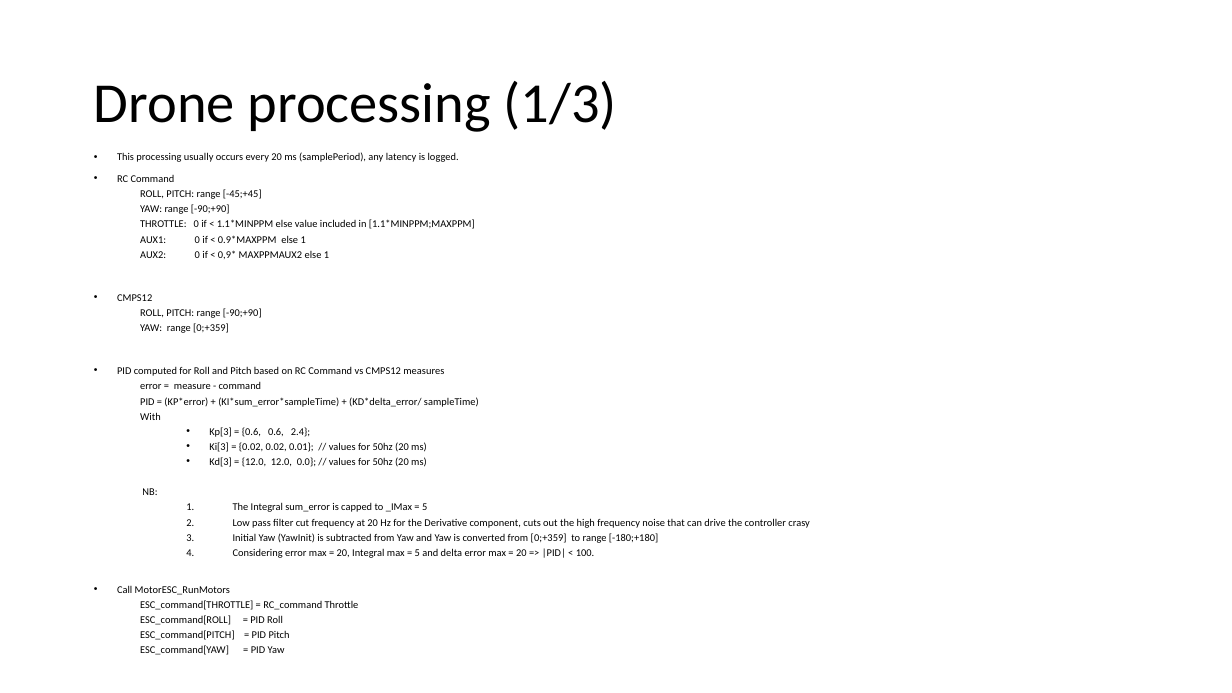
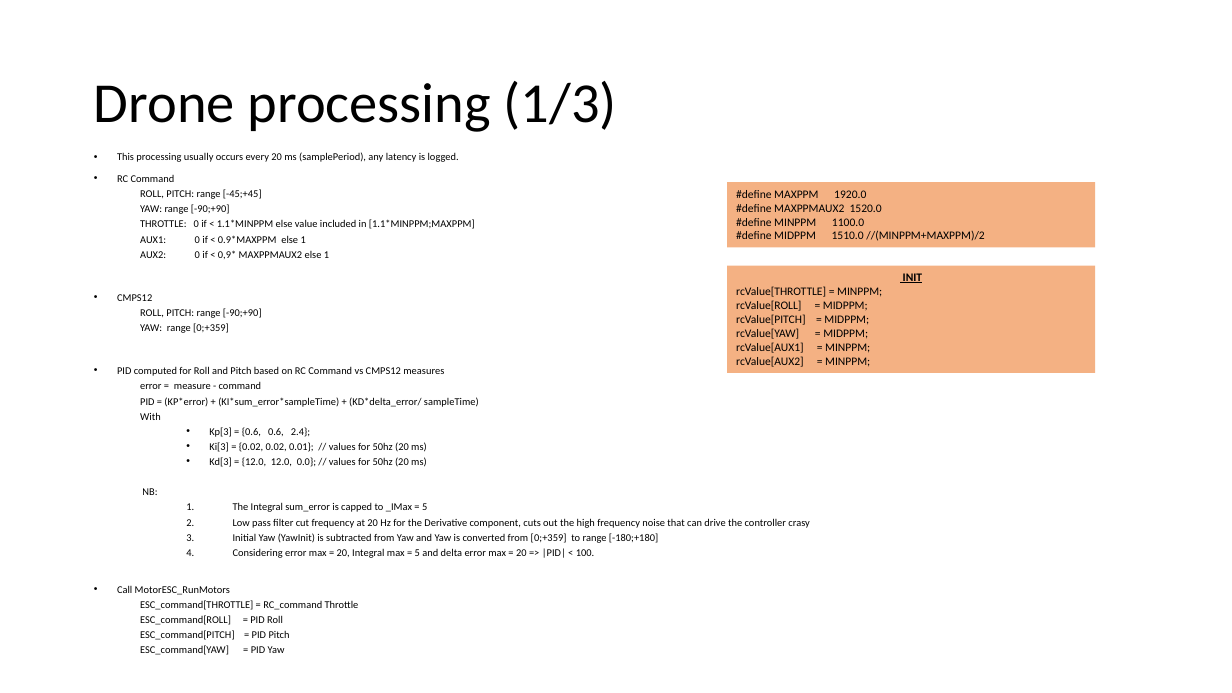
Before and after one commit to RobotEdh/RobotMicroControl, a slide deck: slide 9 of libraries/Diagramm Drone.pptx. Drawn at 1232x693 pixels with LibreOffice and Linux fonts; fonts in the diff are those of the drawing. Boxes give left, top, right and bottom in pixels: in the first picture for what was removed or moved away, otherwise in the second. Text is boxed around its words. In the diff, an @@ line names an element or a change of style, - is before the commit and + after.

Commit message:
update doc

```diff
--- a/libraries/Diagramm Drone.pptx
+++ b/libraries/Diagramm Drone.pptx
@@ rectangle added at bbox=[727, 182, 1095, 248], fill #F4B183, 9 pt, text #000000 @@
+#define MAXPPM 1920.0
+#define MAXPPMAUX2 1520.0
+#define MINPPM 1100.0
+#define MIDPPM 1510.0 //(MINPPM+MAXPPM)/2
@@ rectangle added at bbox=[727, 266, 1095, 373], fill #F4B183, 9 pt, text #000000 @@
+INIT
+rcValue[THROTTLE] = MINPPM;
+rcValue[ROLL] = MIDPPM;
+rcValue[PITCH] = MIDPPM;
+rcValue[YAW] = MIDPPM;
+rcValue[AUX1] = MINPPM;
+rcValue[AUX2] = MINPPM;
```
